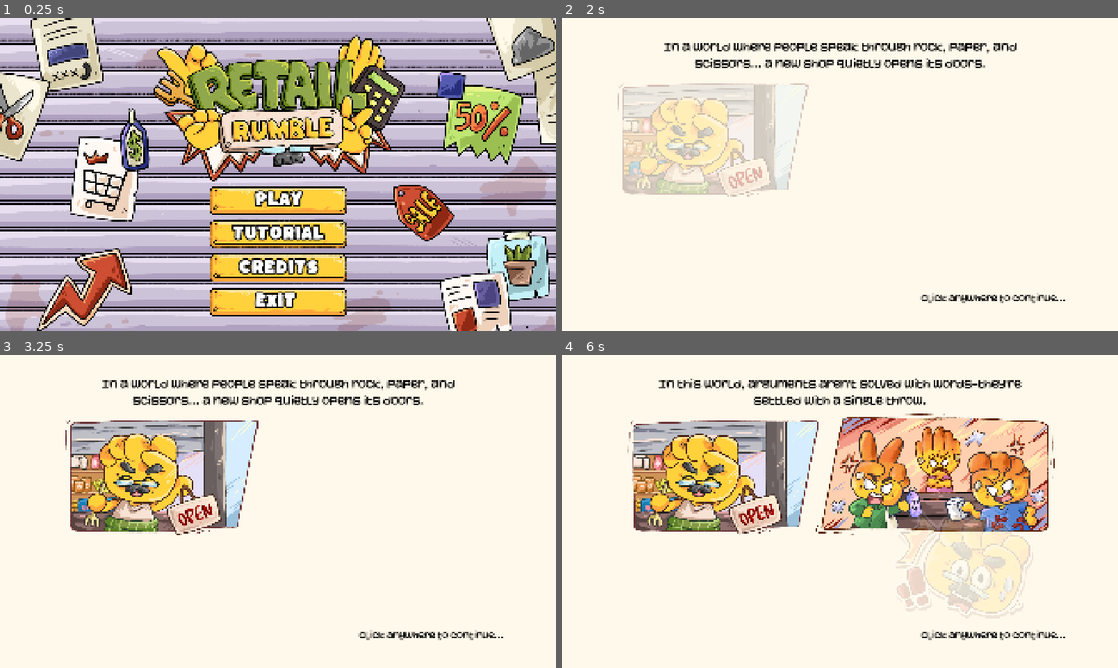
Above: before the commit, frames 1-4 (two rows, left to right).
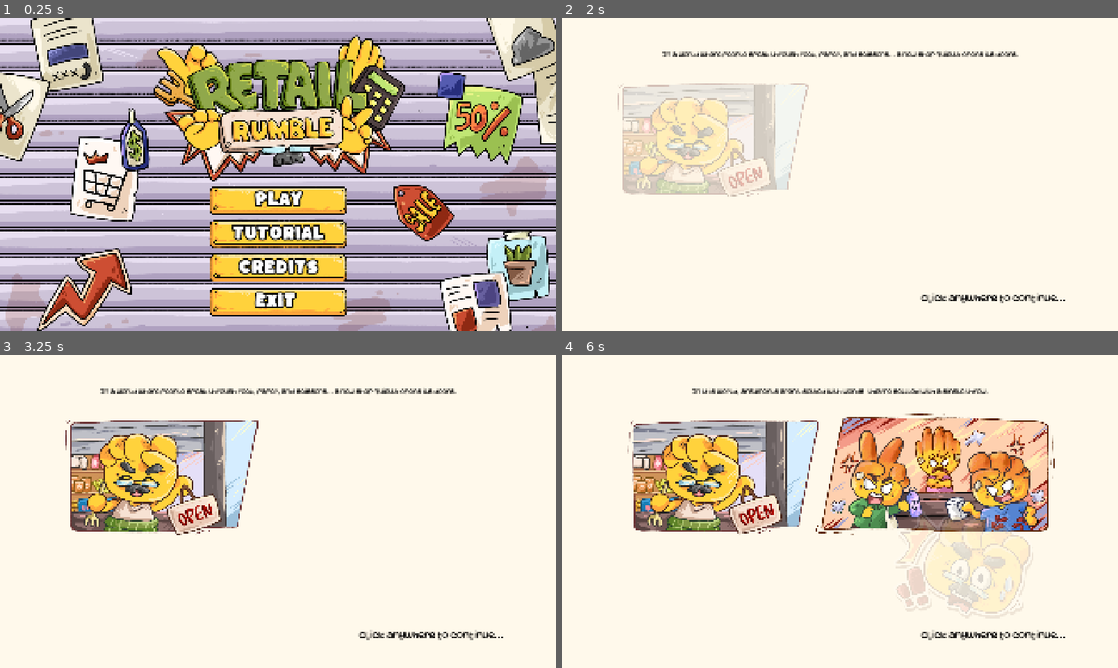
Above: after the commit, the same moments.

Repository: jessicaryan19/retail-rumble
Game: Godot game, scene res://menu/main_menu.tscn
Two runs of this game, one before a commit and one after it. Both use one fixed random seed, a clock stepped at 60 frames per second and the inputs below. Sound files missing from this copy of the repository are replaced by a short silence.
Inputs (mouse positions are in pixels of both pictures, inside the frame that each line leads up to):
- Up to frame 1 (0.25 s): no input
- Up to frame 2 (2 s): click "Play" at 0.5 s; move the mouse to (962, 158) at 1.27 s; hold D (move_right) from 1.28 s (still down); tap K (equip_paper) at 1.35 s; click (962, 158) at 1.42 s
- Up to frame 3 (3.25 s): tap Enter at 2, 2.75 s; move the mouse to (166, 527) at 2.02 s; release D (move_right) at 2.03 s; hold S (move_down) 2.03-2.78 s; tap J (equip_rock) at 2.1 s; move the mouse to (333, 442) at 2.77 s; hold D (move_right) from 2.78 s (still down); tap L (equip_scissor) at 2.85 s
- Up to frame 4 (6 s): tap Enter every 0.75 s from 3.5 to 5.75 s; move the mouse to (812, 574) at 3.52 s; release D (move_right) at 3.53 s; hold W (move_up) 3.53-4.28 s; tap K (equip_paper) at 3.6, 5.85 s; click (812, 574) at 3.67 s; move the mouse to (1006, 558) at 4.27 s; hold A (move_left) 4.28-5.78 s; tap J (equip_rock) at 4.35 s; move the mouse to (673, 464) at 5.02 s; tap L (equip_scissor) at 5.1 s; move the mouse to (867, 511) at 5.77 s; hold S (move_down) from 5.78 s (still down); click (867, 511) at 5.92 s

The runs differ from the first frame. In frame 2, 2.9% of the frame differs, in the area x 18-83%, y 8-16%; in frame 3, 2.9%; in frame 4, 2.4%.

Commit message:
feat: define credits text

Diff:
--- /dev/null
+++ b/assets/font/subtext.tres
@@ -0,0 +1,9 @@
+[gd_resource type="LabelSettings" load_steps=2 format=3 uid="uid://dmmlor3hvi4y6"]
+
+[ext_resource type="FontFile" uid="uid://c6hba2kwtpt4m" path="res://assets/font/Rusty Hooks.ttf" id="1_kur0s"]
+
+[resource]
+line_spacing = 5.0
+font = ExtResource("1_kur0s")
+font_size = 22
+font_color = Color(0, 0, 0, 1)
--- a/credit/credit_page.tscn
+++ b/credit/credit_page.tscn
@@ -8,6 +8,13 @@
 [ext_resource type="Texture2D" uid="uid://dgrs3efvca2gd" path="res://assets/ui/x_button_select.png" id="6_oekn3"]
 [ext_resource type="Texture2D" uid="uid://b8ja8far4ek1r" path="res://assets/ui/x_button_hover.png" id="7_gro40"]
 [ext_resource type="Script" uid="uid://b0g45rpgsjerg" path="res://ui/button_close.gd" id="8_ncid2"]
+[ext_resource type="FontFile" uid="uid://bet3oe08d83oe" path="res://assets/font/Kaph-Regular.ttf" id="9_kjpmr"]
+[ext_resource type="LabelSettings" uid="uid://dmmlor3hvi4y6" path="res://assets/font/subtext.tres" id="10_bs010"]
+
+[sub_resource type="LabelSettings" id="LabelSettings_xth8l"]
+font = ExtResource("9_kjpmr")
+font_size = 28
+font_color = Color(0, 0, 0, 1)
 
 [node name="CreditPage" type="Control"]
 layout_mode = 3
@@ -45,3 +52,145 @@
 texture_pressed = ExtResource("6_oekn3")
 texture_hover = ExtResource("7_gro40")
 script = ExtResource("8_ncid2")
+
+[node name="Music" type="VBoxContainer" parent="."]
+layout_mode = 2
+offset_left = 639.0
+offset_top = 764.0
+offset_right = 1257.0
+offset_bottom = 896.0
+
+[node name="Title" type="Label" parent="Music"]
+custom_minimum_size = Vector2(200, 0)
+layout_mode = 2
+text = "music"
+label_settings = SubResource("LabelSettings_xth8l")
+autowrap_mode = 1
+
+[node name="Label" type="Label" parent="Music"]
+custom_minimum_size = Vector2(200, 0)
+layout_mode = 2
+text = "Country Romance
+The Crazy Chef
+by Eric Matyas
+https://www.soundimage.org/"
+label_settings = ExtResource("10_bs010")
+autowrap_mode = 1
+
+[node name="HBoxContainer" type="HBoxContainer" parent="."]
+layout_mode = 0
+offset_left = 265.0
+offset_top = 317.0
+offset_right = 1660.0
+offset_bottom = 896.0
+theme_override_constants/separation = 200
+
+[node name="VBoxContainer" type="VBoxContainer" parent="HBoxContainer"]
+layout_mode = 2
+size_flags_horizontal = 3
+theme_override_constants/separation = 40
+
+[node name="Members" type="VBoxContainer" parent="HBoxContainer/VBoxContainer"]
+layout_mode = 2
+
+[node name="Title" type="Label" parent="HBoxContainer/VBoxContainer/Members"]
+custom_minimum_size = Vector2(200, 0)
+layout_mode = 2
+text = "team members"
+label_settings = SubResource("LabelSettings_xth8l")
+autowrap_mode = 1
+
+[node name="Label" type="Label" parent="HBoxContainer/VBoxContainer/Members"]
+custom_minimum_size = Vector2(200, 0)
+layout_mode = 2
+text = "Ivan Setiawan (Team Leader & Programmer)
+Astrid Maysa Zafira (Artist)
+Jessica Ryan (Programmer)
+Kristin Ryan (Artist)
+Muhammad Azmi (Technical Artist & Programmer)"
+label_settings = ExtResource("10_bs010")
+autowrap_mode = 1
+
+[node name="SFX" type="VBoxContainer" parent="HBoxContainer/VBoxContainer"]
+layout_mode = 2
+
+[node name="Title" type="Label" parent="HBoxContainer/VBoxContainer/SFX"]
+custom_minimum_size = Vector2(200, 0)
+layout_mode = 2
+text = "sfx"
+label_settings = SubResource("LabelSettings_xth8l")
+autowrap_mode = 1
+
+[node name="Label" type="Label" parent="HBoxContainer/VBoxContainer/SFX"]
+custom_minimum_size = Vector2(200, 0)
+layout_mode = 2
+text = "Blinds_Opening
+Kitchen-Drawer-4-Open_with_Silverware
+UI_Quirky7
+UI_Quirky18
+UI_Quirky33
+by Eric Matyas
+https://www.soundimage.org/
+
+click3
+dieThrow1
+rockHit1
+woosh2
+by Kenney (CC0)
+https://www.kenney.nl/"
+label_settings = ExtResource("10_bs010")
+autowrap_mode = 1
+
+[node name="VBoxContainer2" type="VBoxContainer" parent="HBoxContainer"]
+layout_mode = 2
+size_flags_horizontal = 3
+theme_override_constants/separation = 40
+
+[node name="Fonts" type="VBoxContainer" parent="HBoxContainer/VBoxContainer2"]
+layout_mode = 2
+
+[node name="Title" type="Label" parent="HBoxContainer/VBoxContainer2/Fonts"]
+custom_minimum_size = Vector2(200, 0)
+layout_mode = 2
+text = "fonts"
+label_settings = SubResource("LabelSettings_xth8l")
+autowrap_mode = 1
+
+[node name="Label" type="Label" parent="HBoxContainer/VBoxContainer2/Fonts"]
+custom_minimum_size = Vector2(200, 0)
+layout_mode = 2
+text = "Kaph by GGBotNet (OFL)
+https://www.ggbot.net/
+
+Rusty Hooks by Niskala Huruf (100% Free)
+https://www.dafont.com/rusty-hooks.font"
+label_settings = ExtResource("10_bs010")
+autowrap_mode = 1
+
+[node name="Modules" type="VBoxContainer" parent="HBoxContainer/VBoxContainer2"]
+layout_mode = 2
+
+[node name="Title" type="Label" parent="HBoxContainer/VBoxContainer2/Modules"]
+custom_minimum_size = Vector2(200, 0)
+layout_mode = 2
+text = "modules"
+label_settings = SubResource("LabelSettings_xth8l")
+autowrap_mode = 1
+
+[node name="Label" type="Label" parent="HBoxContainer/VBoxContainer2/Modules"]
+custom_minimum_size = Vector2(200, 0)
+layout_mode = 2
+text = "Scene Manager
+by glassbrick (MIT)
+https://godotengine.org/asset-library/asset/1303
+
+Stopwatch
+by GustavoLR548 (MIT)
+https://godotengine.org/asset-library/asset/2407
+
+VHS and CRT Monitor Effect
+by pend00 (CC0)
+https://godotshaders.com/shader/VHS-and-CRT-monitor-effect
+GGBOTNET"
+label_settings = ExtResource("10_bs010")
+autowrap_mode = 1
--- a/cutscene/cutscene.tscn
+++ b/cutscene/cutscene.tscn
@@ -9,13 +9,8 @@
 [ext_resource type="Texture2D" uid="uid://dssssm8u5x3q8" path="res://cutscene/popup_1.png" id="5_euriy"]
 [ext_resource type="Texture2D" uid="uid://dbgl2atk6e231" path="res://cutscene/popup_2.png" id="6_ahrru"]
 [ext_resource type="Texture2D" uid="uid://crgj4plsgjmye" path="res://cutscene/popup_3.png" id="7_5o8js"]
+[ext_resource type="LabelSettings" uid="uid://dmmlor3hvi4y6" path="res://assets/font/subtext.tres" id="10_euriy"]
 [ext_resource type="FontFile" uid="uid://c6hba2kwtpt4m" path="res://assets/font/Rusty Hooks.ttf" id="10_o83an"]
-
-[sub_resource type="LabelSettings" id="LabelSettings_euriy"]
-line_spacing = 20.0
-font = ExtResource("10_o83an")
-font_size = 40
-font_color = Color(0, 0, 0, 1)
 
 [sub_resource type="LabelSettings" id="LabelSettings_o83an"]
 line_spacing = 20.0
@@ -98,7 +93,7 @@
 offset_right = 1660.0
 offset_bottom = 170.0
 text = "\"In a world where people speak through rock, paper, and scissors... a new shop quietly opens its doors.\""
-label_settings = SubResource("LabelSettings_euriy")
+label_settings = ExtResource("10_euriy")
 horizontal_alignment = 1
 vertical_alignment = 1
 autowrap_mode = 3
Not shown: 1 places in credit/credit_page.tscn that only renumber resources
